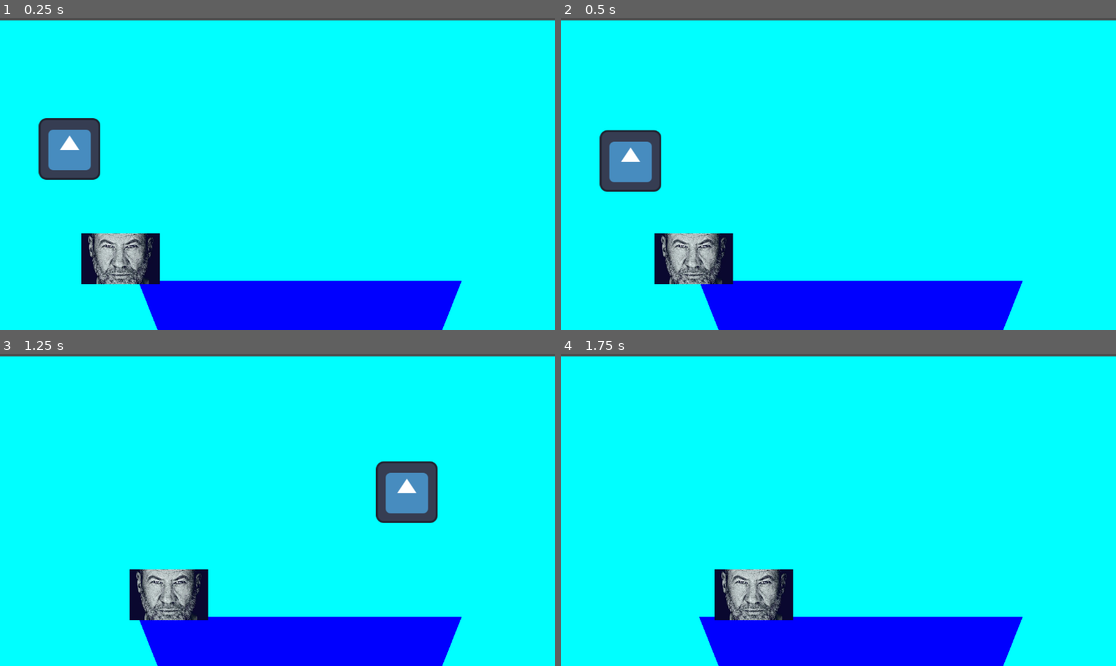
Above: before the commit, frames 1-4 (two rows, left to right).
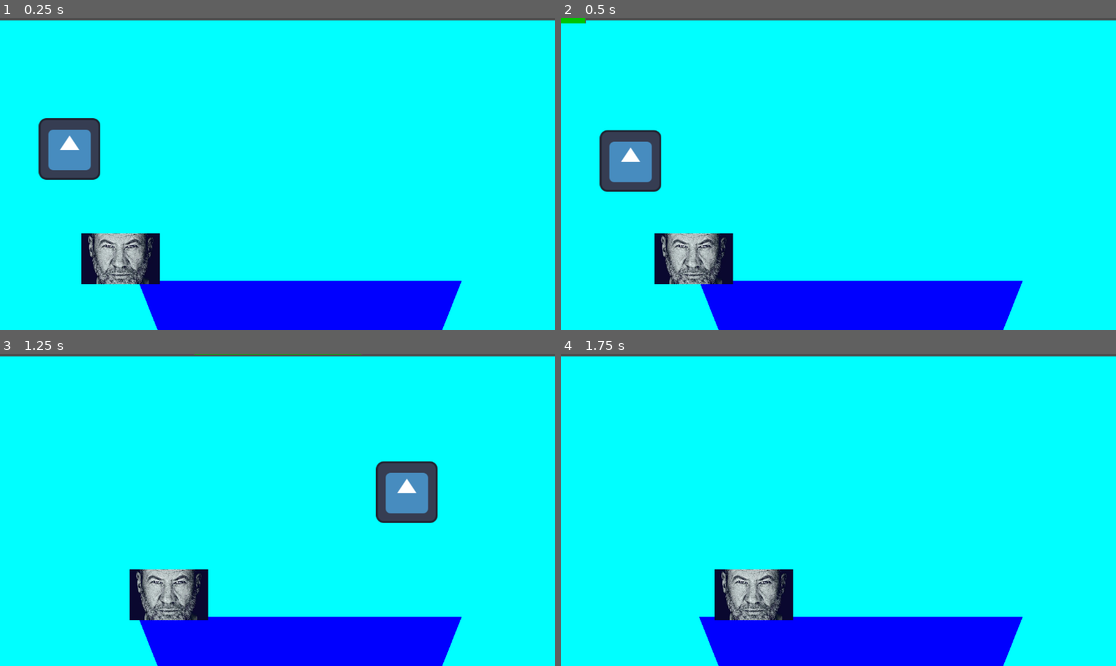
Above: after the commit, the same moments.

Repository: ZozoAFK/Pfish
Game: Godot game, scene res://Proto/Scene/World.tscn
Two runs of this game, one before a commit and one after it. Both use one fixed random seed, a clock stepped at 60 frames per second and the inputs below. The engine's default icon, where the game draws it, is replaced by a stand-in: a white triangle on a blue panel in a dark square.
Inputs:
- Up to frame 1 (0.25 s): no input
- Up to frame 2 (0.5 s): no input
- Up to frame 3 (1.25 s): tap Enter (ui_accept) at 0.5, 0.77 s; hold D (RIGHT) from 0.53 s (still down); tap Space (SPACE) at 0.6 s
- Up to frame 4 (1.75 s): keep holding D (RIGHT); tap Space (SPACE) at 1.35 s; tap Enter (ui_accept) at 1.52 s

Frame 1 is identical in both runs. In frame 2, less than 0.1% of the frame differs, in the area x 0-5%, y 0-2%; in frame 3, less than 0.1%; in frame 4, nothing differs.

Commit message:
BarreHP Début

Diff:
--- a/Proto/Scene/Hamecon.tscn
+++ b/Proto/Scene/Hamecon.tscn
@@ -2,6 +2,7 @@
 
 [ext_resource type="Texture2D" uid="uid://bubodniig4ar2" path="res://icon.svg" id="1_7dqfe"]
 [ext_resource type="Script" uid="uid://capuybjxpg42d" path="res://Proto/Script/hamecon.gd" id="1_emdyq"]
+[ext_resource type="PackedScene" uid="uid://dleex1aqhy5s1" path="res://Proto/Scene/barre_hp.tscn" id="3_5ny1p"]
 
 [sub_resource type="RectangleShape2D" id="RectangleShape2D_emdyq"]
 size = Vector2(129.5, 128.5)
@@ -19,5 +20,8 @@
 limit_top = 0
 limit_right = 1100
 
+[node name="BarreHP" parent="Camera2D" unique_id=77477878 instance=ExtResource("3_5ny1p")]
+position = Vector2(-440, -337)
+
 [node name="CollisionShape2D" type="CollisionShape2D" parent="." unique_id=1099034992]
 shape = SubResource("RectangleShape2D_emdyq")
--- /dev/null
+++ b/Proto/Scene/barre_hp.gd
@@ -0,0 +1 @@
+extends Node2D
--- /dev/null
+++ b/Proto/Scene/barre_hp.tscn
@@ -0,0 +1,23 @@
+[gd_scene format=3 uid="uid://dleex1aqhy5s1"]
+
+[sub_resource type="BoxMesh" id="BoxMesh_oi77q"]
+
+[node name="BarreHP" type="Node2D" unique_id=77477878]
+
+[node name="HPRouge" type="MeshInstance2D" parent="." unique_id=875280752]
+modulate = Color(0.33, 0.33, 0.33, 1)
+position = Vector2(172.87502, 38.125)
+scale = Vector2(350, 26.029)
+mesh = SubResource("BoxMesh_oi77q")
+
+[node name="HPGris" type="MeshInstance2D" parent="." unique_id=882792381]
+modulate = Color(0.32340002, 0.66, 0.32340002, 1)
+position = Vector2(172.87502, 38.125)
+scale = Vector2(346.25003, 25.749998)
+mesh = SubResource("BoxMesh_oi77q")
+
+[node name="HPVert" type="MeshInstance2D" parent="." unique_id=912424037]
+modulate = Color(0, 0.76862746, 0, 1)
+position = Vector2(172.87502, 38.125)
+scale = Vector2(346.25003, 25.749998)
+mesh = SubResource("BoxMesh_oi77q")
--- a/Proto/Script/hamecon.gd
+++ b/Proto/Script/hamecon.gd
@@ -15,7 +15,7 @@
 	move_and_slide()
 
 func down (delta):
-	# desente du hamecon
+	# descente du hamecon
 	if not(Input.is_action_just_pressed("SPACE")):
 		velocity.y = Speed_down
 
Not shown, added: Proto/Scene/barre_hp.gd.uid
